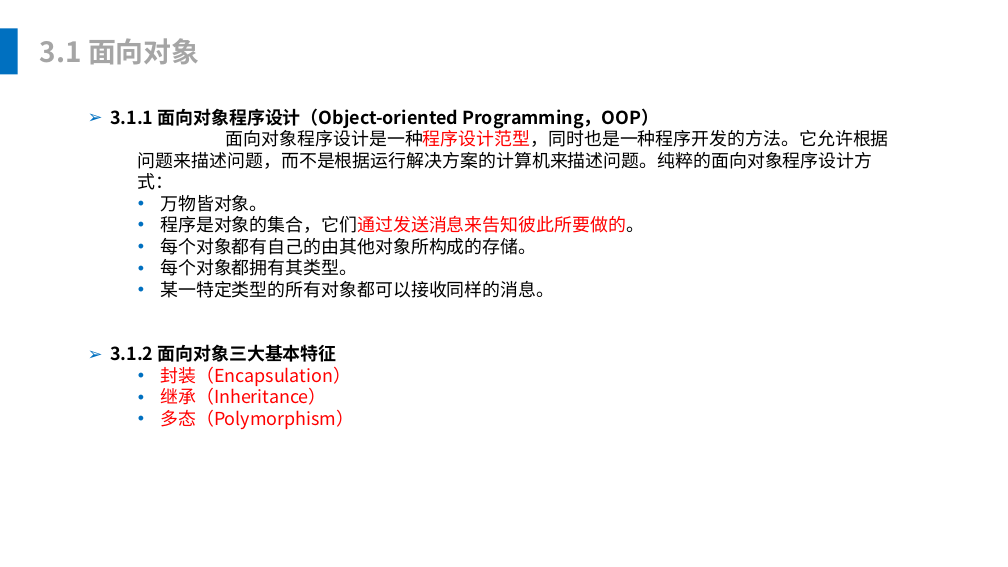
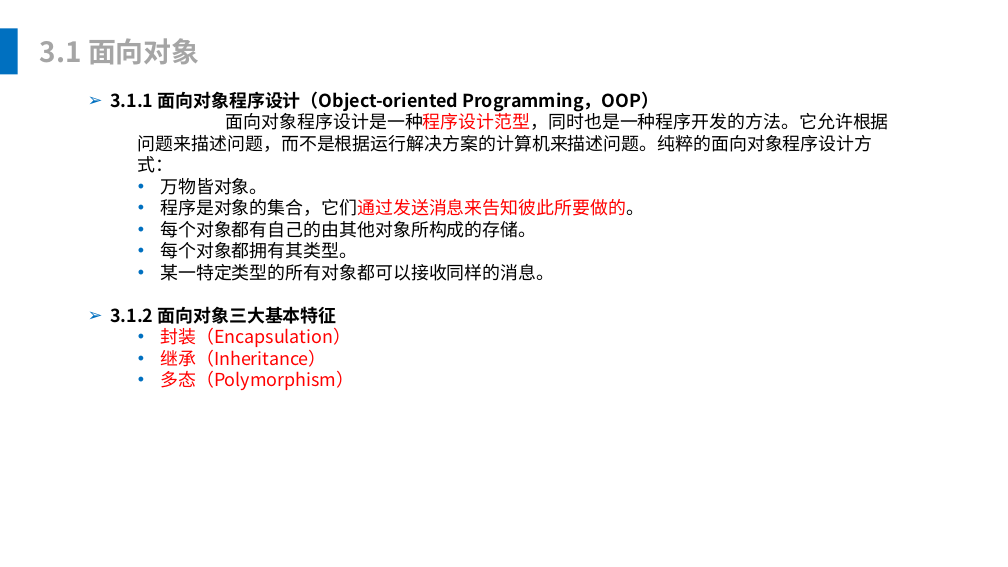
Before and after one commit to leonliu06/JavaTrainning, a slide deck: slide 22 of Java培训.pptx. Drawn at 1008x567 pixels with LibreOffice and Linux fonts; fonts in the diff are those of the drawing. Boxes give left, top, right and bottom in pixels: in the first picture for what was removed or moved away, otherwise in the second. Text is boxed around its words. In the diff, an @@ line names an element or a change of style, - is before the commit and + after.

```diff
--- a/Java培训.pptx
+++ b/Java培训.pptx
@@ text "3.1.1 面向对象程序设计（Object-oriented Programming，OOP）" rewrapped from (110,108,889,429) to (110,91,889,390) @@
```
Also in this commit, not shown: 6 other slides changed, 11 slides added, 1 other file.
